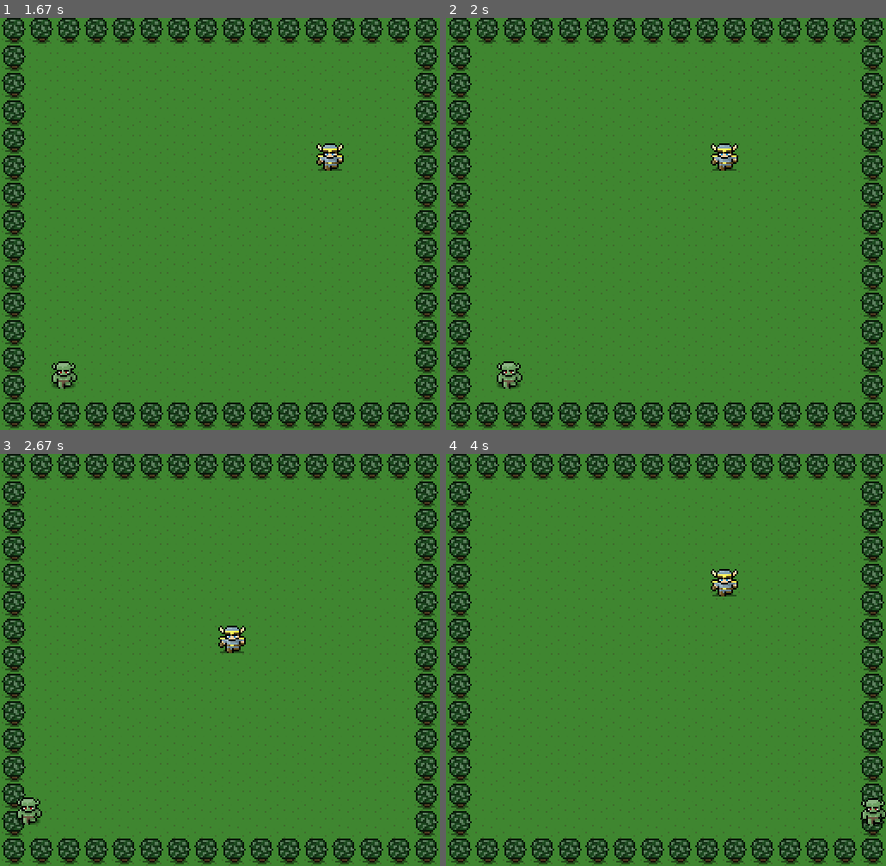
Above: before the commit, frames 1-4 (two rows, left to right).
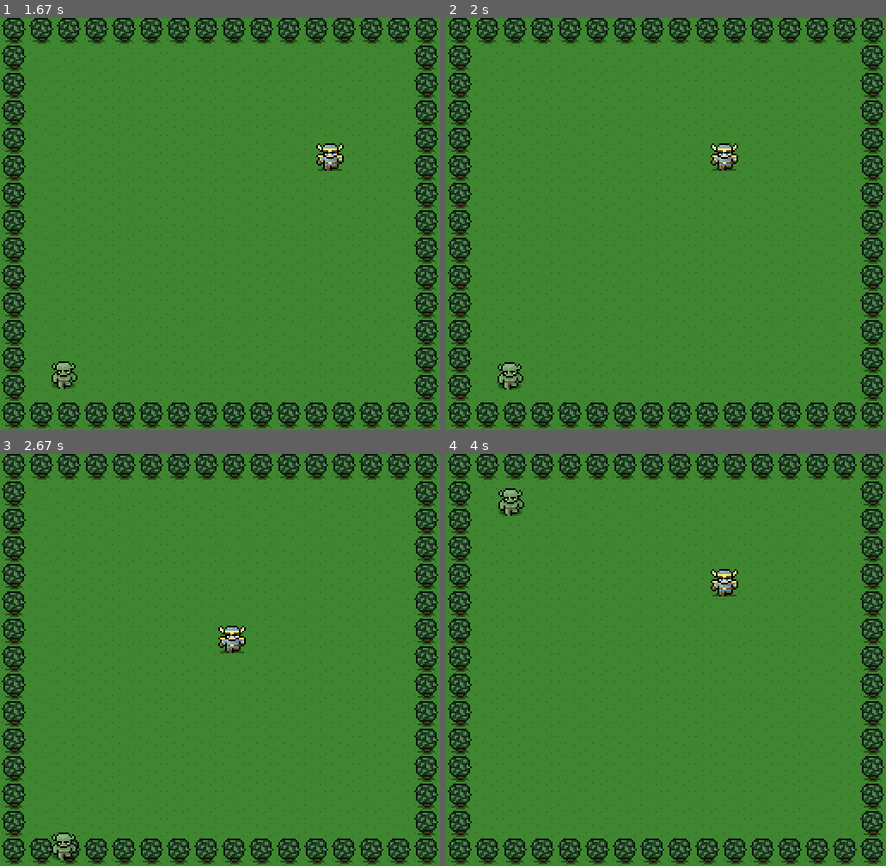
Above: after the commit, the same moments.

Repository: petersonprojects/firstpygame
Game: pygame game, started from mygame.py
Two runs of this game, one before a commit and one after it. Both use one fixed random seed, a clock stepped at 60 frames per second and the inputs below.
Inputs:
- Up to frame 1 (1.67 s): hold Right 0.33-0.8 s; hold Up 0.83-1.13 s; hold Right 1.17-1.63 s
- Up to frame 2 (2 s): hold Left from 1.67 s (still down)
- Up to frame 3 (2.67 s): release Left at 2.2 s; hold Down 2.23-2.53 s; hold Left from 2.57 s (still down)
- Up to frame 4 (4 s): release Left at 2.97 s; hold Up 3-3.37 s; hold Right from 3.4 s (still down)

Frame 1 is identical in both runs. In frame 2, 0.2% of the frame differs, in the area x 11-18%, y 83-91%; in frame 3, 0.6%; in frame 4, 0.6%, in the area x 11-100%, y 8-91%.

Commit message:
monster can move move diagonally

Diff:
--- a/mygame.py
+++ b/mygame.py
@@ -83,6 +83,7 @@
     pressed_up = False
     pressed_down = False
     stop_game = False
+
     while not stop_game:
         for event in pygame.event.get():
 
@@ -131,7 +132,7 @@
         change_dir -= 1
         if(change_dir <= 0):
             change_dir = 120
-            direction = random.randint(1,4)
+            direction = random.randint(1,8)
 
         if(direction == 1):
             monster.moveRight()
@@ -141,6 +142,19 @@
             monster.moveUp()
         elif(direction == 4):
             monster.moveDown()
+        elif(direction == 5): #northeast
+            monster.moveUp()
+            monster.moveRight()
+        elif(direction == 6): #northwest
+            monster.moveUp()
+            monster.moveLeft()
+        elif(direction == 7): #southeast
+            monster.moveDown()
+            monster.moveRight()
+        elif(direction == 8): #southwest
+            monster.moveDown()
+            monster.moveLeft()
+
         # screen wrapping logic
         monster.getWrap()
 
